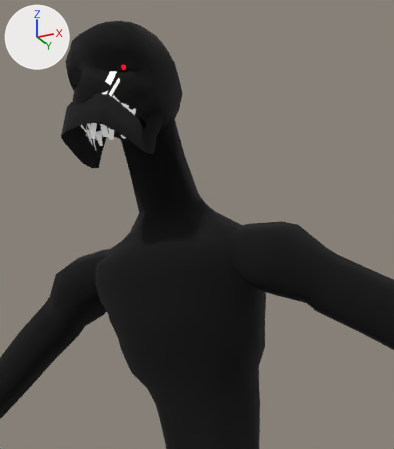
One commit to the glTF model newGameTest/Resources/Modelos/Enemigos/2Sombra.glb: the scene before it, then after it.
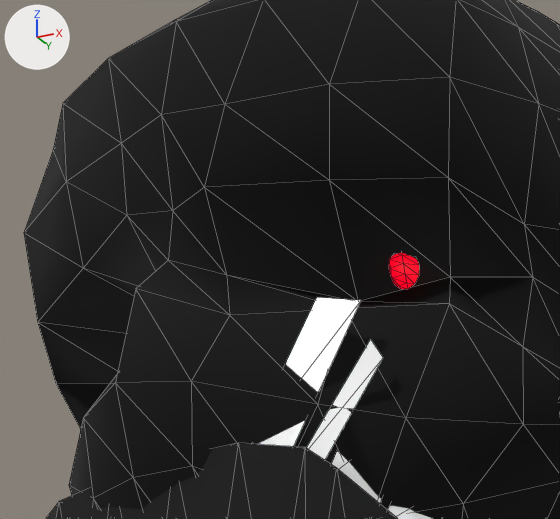
There are two pictures of each version: one from a camera (50 mm lens) standing at (0.348, -1.891, 1.796) and looking at (-0.305, -0.586, 2.384), one close up on the part from 16% to 37% of the width and 6% to 23% of the height. Arrows for +X, +Y and +Z are at upper left; the lights stay in place. The close-ups show mesh edges as thin lines. Where no turn or scale is listed for an object, it has been applied to the vertices. Vertices at the same position are counted once.

In view in the first close-up: 'Esfera.002', 'Esfera.003'.
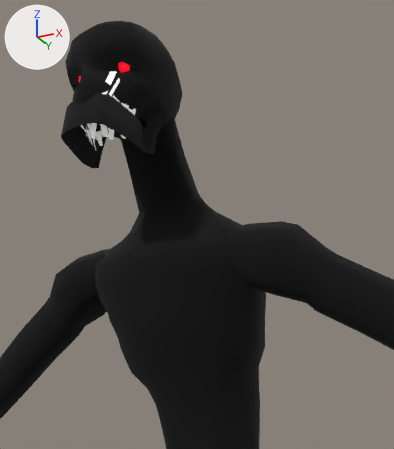
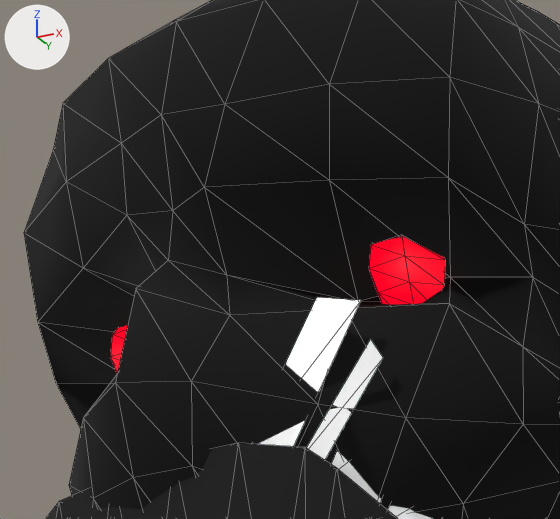
Pixel boxes [x1, y1, x2, y2] of what changed, in the close-ups (560 x 519 px; the box of a moved part takes in the faces that stretch with it):
part 1 of me_esfera_001, moved or reshaped
    before: [389, 253, 419, 289]
    after: [369, 236, 445, 304]
part 2 of me_esfera_001, moved or reshaped (not visible before)
    after: [111, 325, 128, 373]

What changed in the scene script:
```text
Change me_esfera_001:
    where me_esfera_001.from_pydata(...)  # 358 vertices, 622 faces; spans x -0.689..-0.415, y -1.0..-0.595, z 1.217..1.642
    used by ob_esfera_002; location = (0.1263, -0.0024, 1.2954)
    me_esfera_001 part 1: the loose piece of 22 vertices spanning x -0.495..-0.481, y -0.914..-0.904, z 1.426..1.441 is scaled about its middle by 2.5, then moved by (0.0, 0.0, 0.001)
    me_esfera_001 part 2: the loose piece of 22 vertices spanning x -0.625..-0.611, y -0.914..-0.904, z 1.426..1.441 is scaled about its middle by 2.5, then moved by (0.0, 0.0, 0.001)
```
